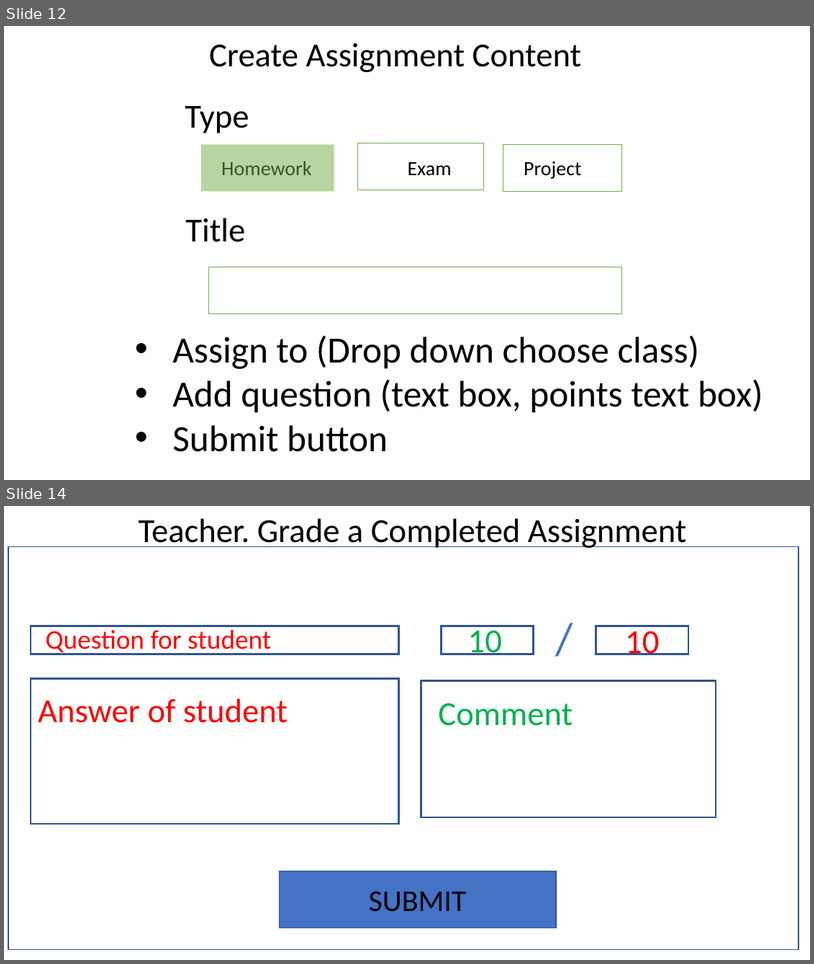
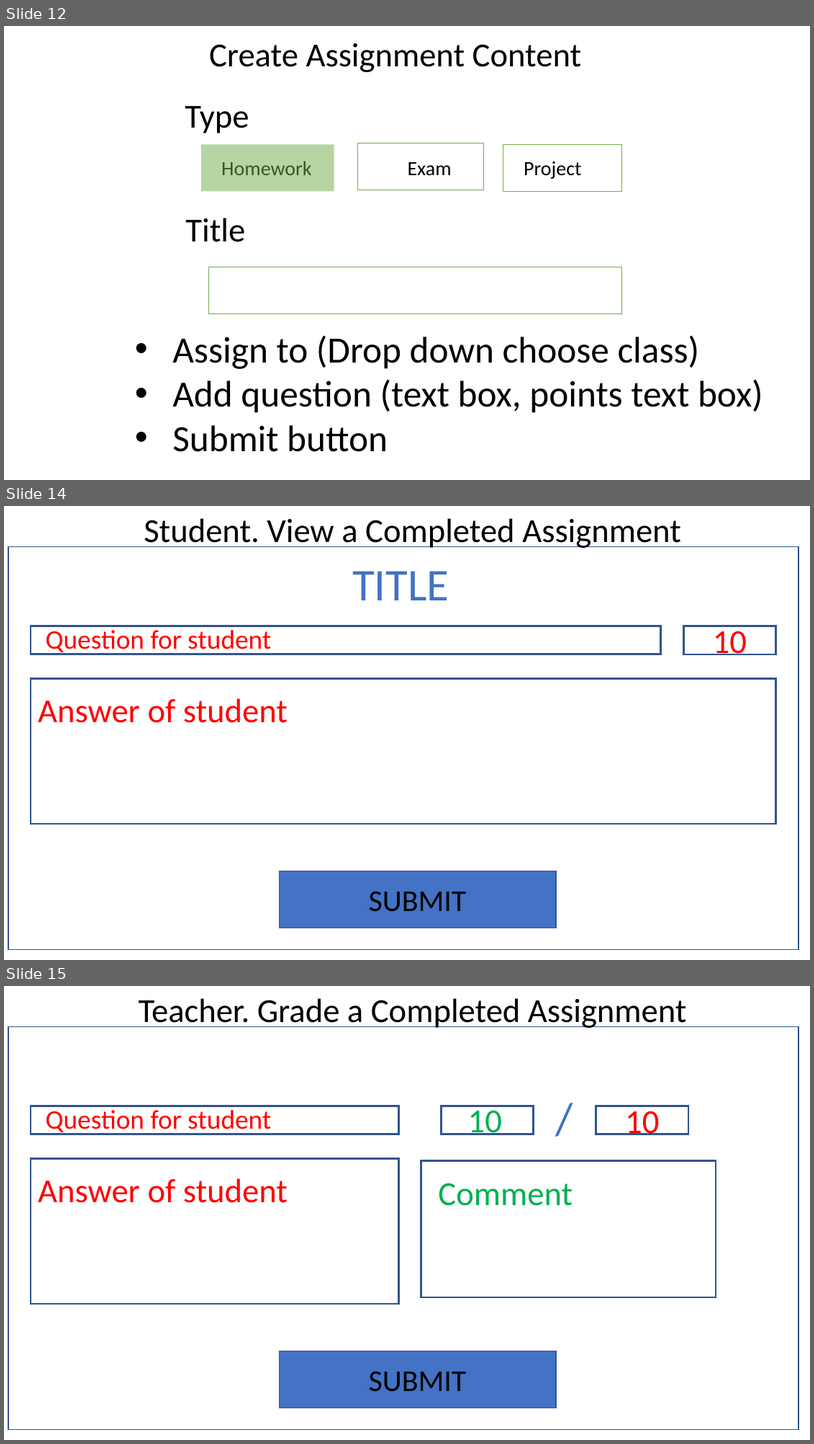
Before and after one commit to 2005Java-Nick/jose_anastasia_gautam_p2, a slide deck: msc/AMS Presentation.pptx. Shown one above the other, each under a label of ours: slides 12 and 14 before the commit, slides 12, 14 and 15 after it; the slides between them are not shown. The pictures are 814x964 and 814x1444 pixels, drawn with LibreOffice and Linux fonts; fonts in the diff are those of the drawing. Boxes give left, top, right and bottom in pixels: in the first picture for what was removed or moved away, otherwise in the second. Text is boxed around its words. In the diff, an @@ line names an element or a change of style, - is before the commit and + after.

```diff
--- a/msc/AMS Presentation.pptx
+++ b/msc/AMS Presentation.pptx
@@ slide 14 added at (4, 506, 810, 960), background #FFFFFF @@
@@ text added at (144, 518, 682, 548), 40 pt, text #000000 @@
+Student. View a Completed Assignment
@@ rectangle added at (8, 546, 799, 949), outline #325491 1 pt @@
@@ text added at (352, 571, 449, 600), 54 pt, text #4472C4 @@
+TITLE
@@ rectangle added at (31, 626, 661, 654), outline #325491 2.25 pt @@
@@ text added at (46, 626, 271, 655), 32 pt, text #FF0000 @@
+Question for student
@@ rectangle added at (684, 626, 777, 655), outline #325491 2.25 pt @@
@@ text added at (713, 625, 747, 655), 40 pt, text #FF0000 @@
+10
@@ rectangle added at (31, 678, 777, 824), outline #325491 2.25 pt @@
@@ text added at (38, 698, 288, 723), 40 pt, text #FF0000 @@
+Answer of student
@@ rectangle added at (279, 871, 556, 928), fill #4472C4, outline #325491 1 pt, 36 pt, text #000000 @@
+SUBMIT
@@ what was slide 14 is now slide 15 @@
```
Also in this commit, not shown: 1 slide changed, 1 other slide added, 1 other file.
